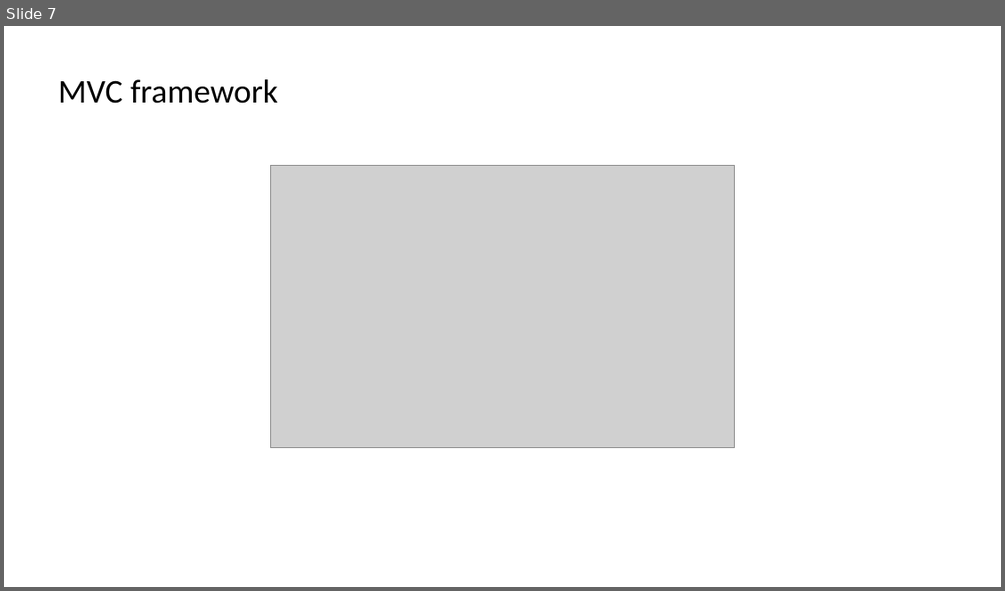
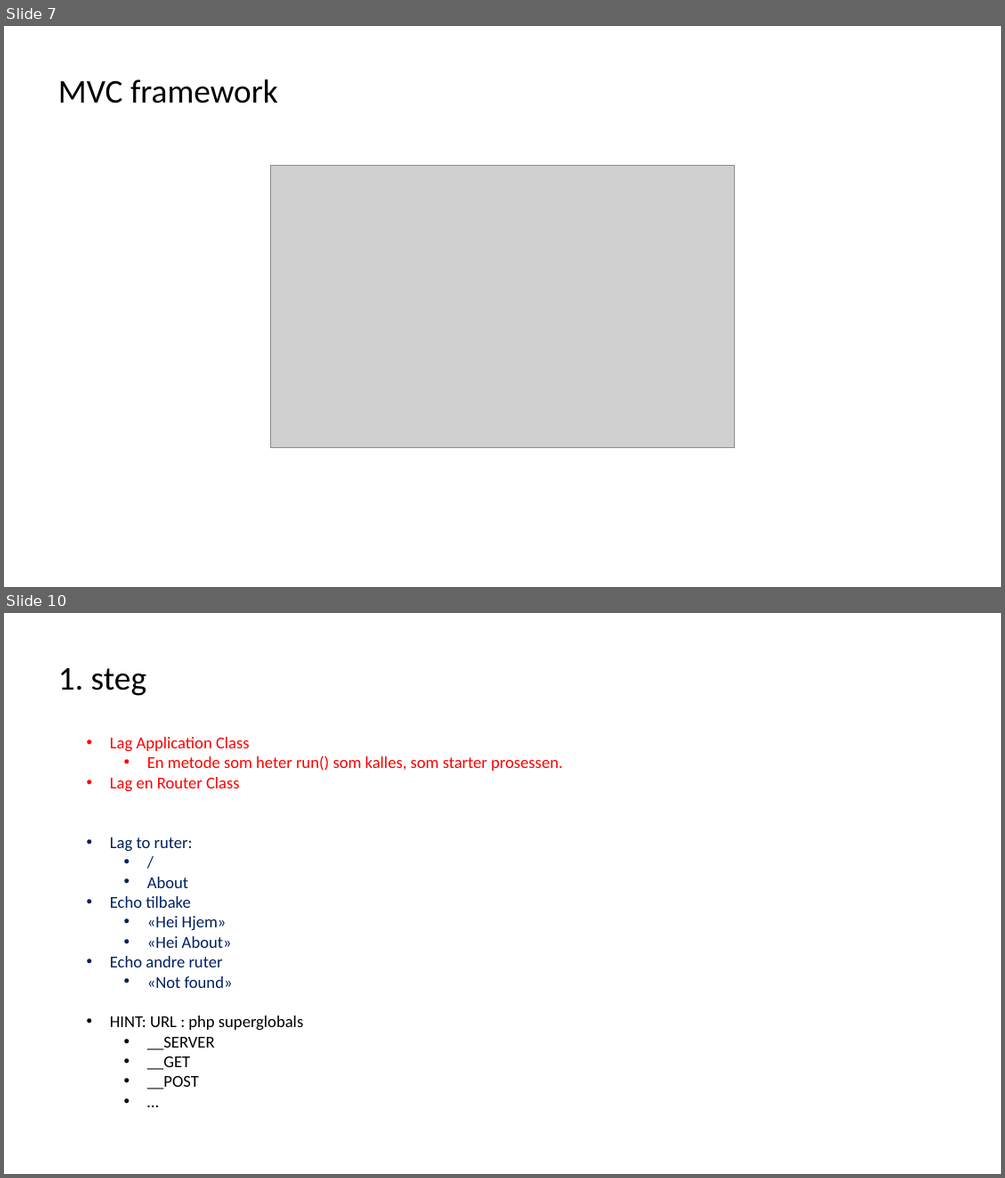
Before and after one commit to himoldeonline/mvc, a slide deck: docs/concepts.pptx. Shown one above the other, each under a label of ours: slide 7 before the commit, slides 7 and 10 after it; the slides between them are not shown. The pictures are 1005x591 and 1005x1178 pixels, drawn with LibreOffice and Linux fonts; fonts in the diff are those of the drawing; grey boxes stand for pictures. Boxes give left, top, right and bottom in pixels: in the first picture for what was removed or moved away, otherwise in the second. Text is boxed around its words. In the diff, an @@ line names an element or a change of style, - is before the commit and + after.

```diff
--- a/docs/concepts.pptx
+++ b/docs/concepts.pptx
@@ slide 10 added at bbox=[4, 613, 1001, 1174], background #FFFFFF @@
@@ text added at bbox=[58, 668, 146, 696], 32 pt, text #000000 @@
+1. steg
@@ text added at bbox=[110, 737, 563, 1089], 16 pt, text #FF0000 @@
+• Lag Application Class
+  • En metode som heter run() som kalles, som starter prosessen.
+• Lag en Router Class
+• Lag to ruter:
+  • /
+  • About
+• Echo tilbake
+  • «Hei Hjem»
+  • «Hei About»
+• Echo andre ruter
+  • «Not found»
+• HINT: URL : php superglobals
+  • __SERVER
+  • __GET
+  • __POST
+  • …
```
Also in this commit, not shown: 1 slide changed, 1 other slide added, 1 slide removed, 3 other files.
